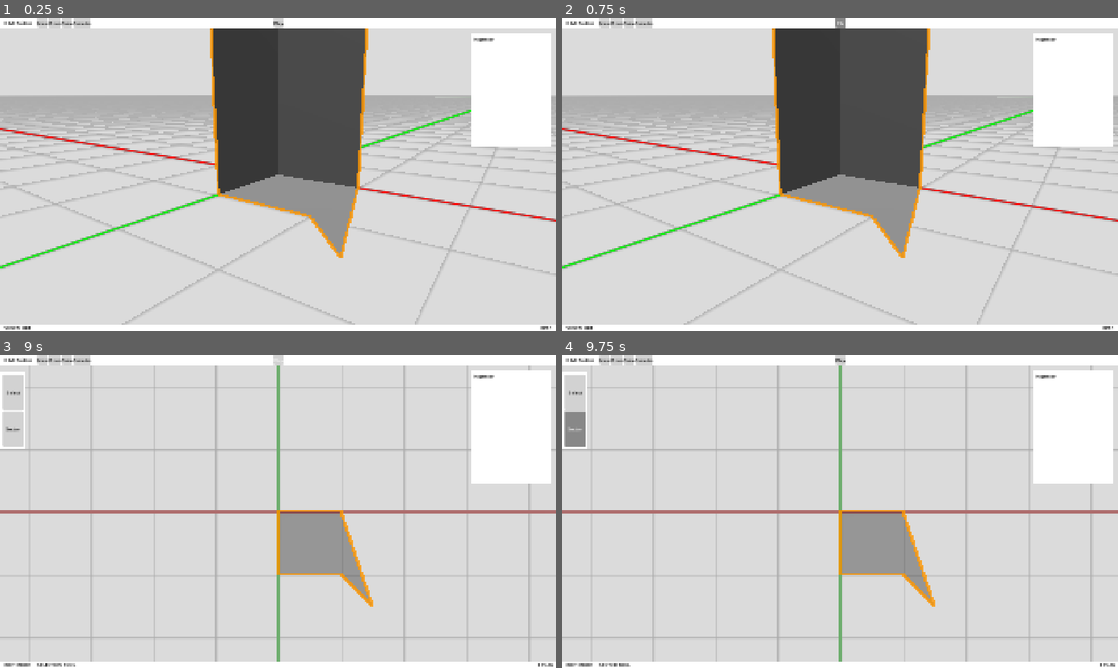
Above: before the commit, frames 1-4 (two rows, left to right).
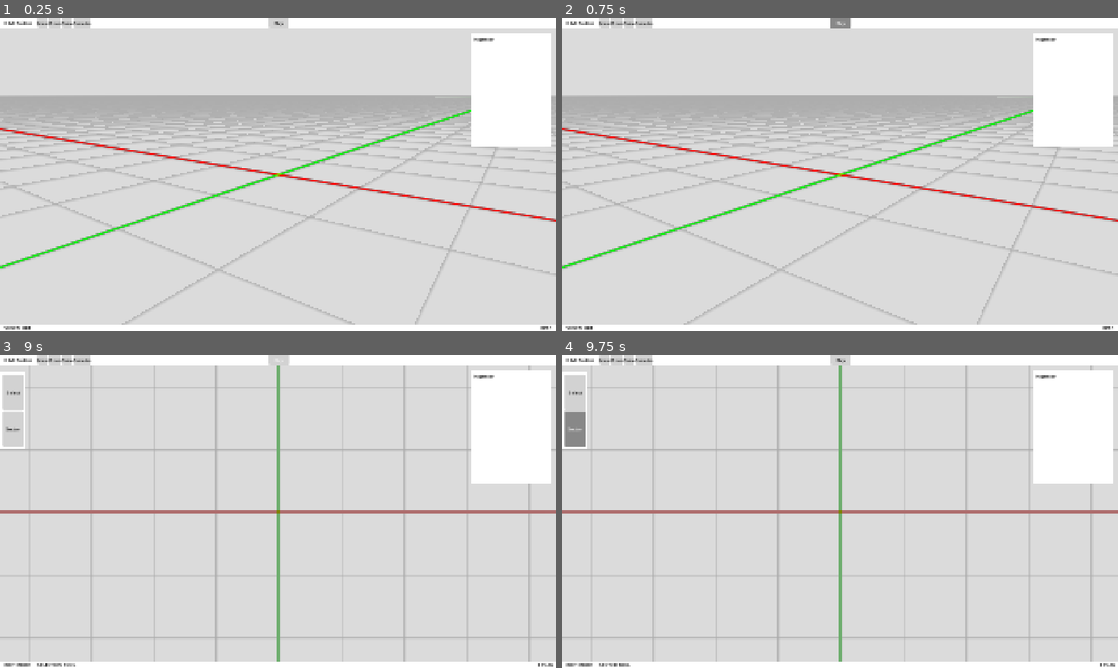
Above: after the commit, the same moments.

Repository: JoonChicken/dnd-builder
Game: Godot game, scene res://main.tscn
Same seed, same stepped clock (60 frames per second), same inputs: the game is played once before the commit and once after it.
Inputs (mouse positions are in pixels of both pictures, inside the frame that each line leads up to):
- Up to frame 1 (0.25 s): no input
- Up to frame 2 (0.75 s): click "Play" at 0.5 s
- Up to frame 3 (9 s): click "Play" at 1.25 s; click "New" at 2 s; click "New" at 2.75 s; click "Open" at 3.5 s; click "Open" at 4.25 s; click "New" at 5 s; click "Open" at 5.75 s; click "Play" at 6.5 s; click "Save" at 7.25 s; click "Save As" at 8 s; move the mouse to (400, 495) at 8.77 s; hold Shift (shift) from 8.78 s (still down); tap Tab (change_viewmode) at 8.85 s; click (400, 495) at 8.92 s
- Up to frame 4 (9.75 s): release Shift (shift) at 9.5 s; click "Sector" at 9.5 s

The runs differ from the first frame. In frame 1, 16% of the frame differs, in the area x 37-67%, y 0-77%; in frame 2, 16%; in frame 3, 3.2%; in frame 4, 3.2%.

Commit message:
Sector mesh creation complete

Diff:
--- a/main.gd
+++ b/main.gd
@@ -2,6 +2,8 @@
 
 @export_group("World")
 @export var vertex_preview : MeshInstance3D
+@export_subgroup("Scenes to instance")
+@export var sector_scene : PackedScene
 @export_group("Control")
 @export var topmenu : Panel
 @export var sidemenu : Panel
@@ -14,11 +16,12 @@
 enum modes {VIEWMODE, EDITMODE, PLAYMODE}
 var current_mode := modes.VIEWMODE
 
-enum tools {SELECT, NEW_SECTOR}
+enum tools {SELECT, SECTOR}
 var current_tool := tools.SELECT
 
 var sectors : Array
 var selected_sector : Area3D
+var sector_being_created : Area3D
 
 var snap : bool
 var mouse_global_coords : Vector3
@@ -26,6 +29,7 @@
 
 func _ready() -> void:
     selected_sector = null
+    sector_being_created = null
     snap = false
     vertex_preview.hide()
     sidemenu.hide()
@@ -35,7 +39,7 @@
 func _process(_delta: float) -> void:
     if Input.is_action_just_pressed("change_viewmode"):
         change_viewmode()
-    if current_mode == modes.EDITMODE and current_tool == tools.NEW_SECTOR:
+    if current_mode == modes.EDITMODE and current_tool == tools.SECTOR:
         if Input.is_action_just_pressed("snapping"):
             snap = true
         elif Input.is_action_just_released("snapping"):
@@ -48,15 +52,23 @@
 
 
 func _unhandled_input(event: InputEvent) -> void:
-    if current_mode == modes.EDITMODE and current_tool == tools.NEW_SECTOR:
+    if current_mode == modes.EDITMODE and current_tool == tools.SECTOR:
         if event is InputEventMouseButton:
             if event.pressed and event.button_index == MouseButton.MOUSE_BUTTON_LEFT:
+                if sector_being_created == null:
+                    sector_being_created = sector_scene.instantiate()
+                    add_child(sector_being_created)
+                    sector_being_created.clicked.connect(_sector_selected) # see if this works after finishing custom mesh generation
+                sector_being_created.push_vert3(mouse_global_coords)
                 var test_mesh := MeshInstance3D.new()
                 test_mesh.mesh = BoxMesh.new()
                 test_mesh.scale = Vector3(0.1, 0.1, 0.1)
                 test_mesh.set_name("test")
                 test_mesh.position = mouse_global_coords
                 add_child(test_mesh)
+        elif event is InputEvent:
+            if event.is_action_pressed("escape") and sector_being_created != null:
+                sector_being_created = null
 
 
 func change_viewmode() -> void:
@@ -68,14 +80,28 @@
         sidemenu.hide()
         current_tool_label.hide()
         current_mode_label.text = "VIEW MODE"
+        vertex_preview.hide()
     elif current_mode == modes.EDITMODE:
         sidemenu.show()
         current_tool_label.show()
         current_mode_label.text = "EDIT MODE"
+        if current_tool == tools.SECTOR:
+            vertex_preview.show()
+        else:
+            vertex_preview.hide()
     else: # modes.PLAYMODE
         sidemenu.hide()
         current_tool_label.hide()
         current_mode_label.text = "PLAY MODE"
+        vertex_preview.hide()
+
+
+func _sector_selected(ref) -> void:
+    print("_sector_selected called")
+    if selected_sector != null:
+        selected_sector.deselect()
+    selected_sector = ref
+    selected_sector.select()
 
 
 func _change_tool_to_select() -> void:
@@ -85,6 +111,6 @@
 
 
 func _change_tool_to_new_sector() -> void:
-    current_tool = tools.NEW_SECTOR
+    current_tool = tools.SECTOR
     vertex_preview.show()
     current_tool_label.text = "SECTOR TOOL"
--- a/main.tscn
+++ b/main.tscn
@@ -44,9 +44,51 @@
 
 [sub_resource type="BoxMesh" id="BoxMesh_7dm0k"]
 
+[sub_resource type="InputEventKey" id="InputEventKey_272bh"]
+device = -1
+command_or_control_autoremap = true
+keycode = 78
+
+[sub_resource type="Shortcut" id="Shortcut_5vw27"]
+events = [SubResource("InputEventKey_272bh")]
+
+[sub_resource type="InputEventKey" id="InputEventKey_kek77"]
+device = -1
+command_or_control_autoremap = true
+keycode = 79
+
+[sub_resource type="Shortcut" id="Shortcut_4c57u"]
+events = [SubResource("InputEventKey_kek77")]
+
+[sub_resource type="InputEventKey" id="InputEventKey_efxa6"]
+device = -1
+command_or_control_autoremap = true
+keycode = 83
+
+[sub_resource type="Shortcut" id="Shortcut_dg77c"]
+events = [SubResource("InputEventKey_efxa6")]
+
+[sub_resource type="InputEventKey" id="InputEventKey_ycdy4"]
+device = -1
+command_or_control_autoremap = true
+shift_pressed = true
+keycode = 83
+
+[sub_resource type="Shortcut" id="Shortcut_w48qg"]
+events = [SubResource("InputEventKey_ycdy4")]
+
+[sub_resource type="InputEventKey" id="InputEventKey_vivmo"]
+device = -1
+command_or_control_autoremap = true
+keycode = 80
+
+[sub_resource type="Shortcut" id="Shortcut_2cqfq"]
+events = [SubResource("InputEventKey_vivmo")]
+
 [node name="Main" type="Node3D" node_paths=PackedStringArray("vertex_preview", "topmenu", "sidemenu", "inspector", "bottombar", "current_mode_label", "current_tool_label")]
 script = ExtResource("1_0xm2m")
 vertex_preview = NodePath("World/VertexPreview")
+sector_scene = ExtResource("7_5vw27")
 topmenu = NodePath("UI/TopMenu")
 sidemenu = NodePath("UI/SideMenu")
 inspector = NodePath("UI/Inspector")
@@ -83,7 +125,7 @@
 skeleton = NodePath("../y label")
 
 [node name="DefaultCube" type="MeshInstance3D" parent="Debug Stuff"]
-layers = 32
+layers = 0
 mesh = SubResource("BoxMesh_7dm0k")
 skeleton = NodePath("../..")
 
@@ -132,18 +174,22 @@
 
 [node name="NewFile" type="Button" parent="UI/TopMenu/TopMenuSeparator/EssentialControls"]
 layout_mode = 2
+shortcut = SubResource("Shortcut_5vw27")
 text = "New"
 
 [node name="OpenFile" type="Button" parent="UI/TopMenu/TopMenuSeparator/EssentialControls"]
 layout_mode = 2
+shortcut = SubResource("Shortcut_4c57u")
 text = "Open"
 
 [node name="Save" type="Button" parent="UI/TopMenu/TopMenuSeparator/EssentialControls"]
 layout_mode = 2
+shortcut = SubResource("Shortcut_dg77c")
 text = "Save"
 
 [node name="SaveAs" type="Button" parent="UI/TopMenu/TopMenuSeparator/EssentialControls"]
 layout_mode = 2
+shortcut = SubResource("Shortcut_w48qg")
 text = "Save As"
 
 [node name="HBoxContainer2" type="HBoxContainer" parent="UI/TopMenu"]
@@ -162,7 +208,9 @@
 size_flags_horizontal = 6
 
 [node name="PlayButton" type="Button" parent="UI/TopMenu/HBoxContainer2"]
-layout_mode = 2
+custom_minimum_size = Vector2(69.465, 0)
+layout_mode = 2
+shortcut = SubResource("Shortcut_2cqfq")
 text = "Play"
 
 [node name="SideMenu" type="Panel" parent="UI"]
@@ -270,6 +318,7 @@
 size_flags_horizontal = 8
 size_flags_vertical = 6
 theme = ExtResource("8_5vw27")
+text = "FPS"
 horizontal_alignment = 2
 script = ExtResource("7_272bh")
 
--- a/sector.gd
+++ b/sector.gd
@@ -1,23 +1,50 @@
 extends Node3D
+
+signal clicked(ref)
 
 @export var origin := Vector3.ZERO
 @export_group("Sector Shape")
 @export var base_vertices : Array
 @export var floor_height := 0.0
+@export var floor_height_fudge := 0.001
 @export var ceil_height := 2.0
 @export_group("Sector Components")
 @export var mesh_node : MeshInstance3D
 @export var collider_node : CollisionShape3D
 @export_group("Sector Appearance")
+@export var selected := false
 @export var hide_sector_from_players := false
 @export var wall_material : Material
 @export var floor_material : Material
 
 var st := SurfaceTool.new()
+var corrected_vertices : Array
 
 
-func _ready() -> void:
-    regenerate()
+func get_num_verts() -> int:
+    return base_vertices.size()
+
+
+func push_vert2(vert : Vector2) -> void:
+    base_vertices.append(vert)
+    if base_vertices.size() > 2:
+        regenerate()
+
+
+func push_vert3(vert : Vector3) -> void:
+    base_vertices.append(Vector2(vert.x, vert.z))
+    if base_vertices.size() > 2:
+        regenerate()
+
+
+func pop_vertex() -> Vector2:
+    return base_vertices.pop_back()
+    if base_vertices.size() > 2:
+        regenerate()
+    else:
+        clear_visual()
+        if base_vertices.size() == 0:
+            queue_free()
 
 
 func generate_origin() -> void:
@@ -32,26 +59,35 @@
     origin = Vector3(avg.x, (floor_height + ceil_height) / 2, avg.y)
 
 
-func regenerate() -> void:
-    # first clear any collision shapes from last generation
+func clear_visual() -> void:
+    clear_collision()
+    mesh_node.mesh = null
+
+
+func clear_collision() -> void:
     var children := mesh_node.get_children()
     for child in children:
         child.queue_free()
 
+
+func regenerate() -> void:
+    # first clear any collision shapes from last generation
+    clear_collision()
+
     # fix wrong side being culled
     # if vertices are arranged clockwise, then it's all good, but if not, the face has to be flippped by
     # going backward through the array of vertices
-    # first get midpoint of line between first two vertices; direction vector will be important later
+    # first copy the vertices array
+    corrected_vertices = base_vertices.duplicate()
+    # get midpoint of line between first two vertices; direction vector will be important later
     var edge : Vector2 = base_vertices[1] - base_vertices[0] # MAKE SURE base_vertices.size() > 2
     var midpoint : Vector2 = base_vertices[0] + edge / 2
     var edge_offset : Vector2 = edge.normalized() * 0.01
     var is_right_inner : bool = Geometry2D.is_point_in_polygon(midpoint + edge_offset.rotated(PI/2), base_vertices)
     var is_left_inner : bool = Geometry2D.is_point_in_polygon(midpoint + edge_offset.rotated(-PI/2), base_vertices)
-    if is_right_inner and not is_left_inner:
-        print("yay")
-    elif is_left_inner and not is_right_inner:
-        base_vertices.reverse()
-    else:
+    if is_left_inner and not is_right_inner:
+        corrected_vertices.reverse()
+    elif not(not is_left_inner and is_right_inner):
         print("Something's wrong with your points. Please make it look less bad.")
 
     # SurfaceTool setup
@@ -60,17 +96,17 @@
 
     # generate walls
     var next_tri_end : Vector3
-    for i in range(base_vertices.size() + 1):
-        var vertex : Vector2 = base_vertices[i % base_vertices.size()]
+    for i in range(corrected_vertices.size() + 1):
+        var vertex : Vector2 = corrected_vertices[i % corrected_vertices.size()]
         # think about tris as going from right to left (clockwise in mesh)
         if i != 0:
             var duplicate_corner := Vector3(vertex.x, ceil_height, vertex.y) # top left of quad
             st.add_vertex(duplicate_corner) # finish off last tri
             st.add_vertex(duplicate_corner) # start new tri
-            st.add_vertex(Vector3(vertex.x, floor_height, vertex.y)) # bottom left of quad
+            st.add_vertex(Vector3(vertex.x, floor_height + floor_height_fudge, vertex.y)) # bottom left of quad
             st.add_vertex(next_tri_end)
-        if i != base_vertices.size():
-            next_tri_end = Vector3(vertex.x, floor_height, vertex.y) # bottom right of quad
+        if i != corrected_vertices.size():
+            next_tri_end = Vector3(vertex.x, floor_height + floor_height_fudge, vertex.y) # bottom right of quad
             st.add_vertex(next_tri_end)
             st.add_vertex(Vector3(vertex.x, ceil_height, vertex.y)) # top right of quad
 
@@ -79,16 +115,16 @@
     generate_origin()
     var centerpoint := Vector2(origin.x, origin.z)
     # check if centerpoint is within the polygon made with the base vertices
-    if not Geometry2D.is_point_in_polygon(centerpoint, base_vertices):
+    if not Geometry2D.is_point_in_polygon(centerpoint, corrected_vertices):
         print("MESH WARNING: Midpoint not generated correctly. Try to split up convex shapes into concave components.")
 
     # generate triangle fan meshes for floor and ceiling
-    var vertices_floor := [Vector3(centerpoint.x, floor_height, centerpoint.y)]
+    var vertices_floor := [Vector3(centerpoint.x, floor_height + floor_height_fudge, centerpoint.y)]
     var vertices_ceil := [Vector3(centerpoint.x, ceil_height, centerpoint.y)]
-    for i in range(base_vertices.size() + 1):
-        var bottom_vertex : Vector2 = base_vertices[i % base_vertices.size()]
-        var top_vertex : Vector2 = base_vertices[(base_vertices.size() - i) % base_vertices.size()]
-        vertices_floor.append(Vector3(bottom_vertex.x, floor_height, bottom_vertex.y))
+    for i in range(corrected_vertices.size() + 1):
+        var bottom_vertex : Vector2 = corrected_vertices[i % corrected_vertices.size()]
+        var top_vertex : Vector2 = corrected_vertices[(corrected_vertices.size() - i) % corrected_vertices.size()]
+        vertices_floor.append(Vector3(bottom_vertex.x, floor_height + floor_height_fudge, bottom_vertex.y))
         vertices_ceil.append(Vector3(top_vertex.x, ceil_height, top_vertex.y))
     st.add_triangle_fan(vertices_floor)
     st.add_triangle_fan(vertices_ceil) # handle uvs here somehow
@@ -101,8 +137,18 @@
     collider_node.shape = mesh.create_trimesh_shape()
 
 
+func select() -> void:
+    selected = true
+    mesh_node.set_layer_mask_value(6, true)
+
+
+func deselect() -> void:
+    selected = false
+    mesh_node.set_layer_mask_value(6, false)
+
+
 func _on_input_event(_camera: Node, event: InputEvent, _event_position: Vector3, _normal: Vector3, _shape_idx: int) -> void:
     if event is InputEventMouseButton:
         if event.pressed and event.button_index == MouseButton.MOUSE_BUTTON_LEFT:
-            print("clicked!!")
-            mesh_node.set_layer_mask_value(6, not mesh_node.get_layer_mask_value(6))
+            print("sector click detected")
+            clicked.emit(self)
--- a/sector.tscn
+++ b/sector.tscn
@@ -4,7 +4,6 @@
 
 [node name="Sector" type="Area3D" node_paths=PackedStringArray("mesh_node", "collider_node")]
 script = ExtResource("1_fgfn7")
-base_vertices = [Vector2(0, 1), Vector2(1, 1), Vector2(1.5, 1.5), Vector2(1, 0), Vector2(0, 0)]
 mesh_node = NodePath("Mesh")
 collider_node = NodePath("Collider")
 
Not shown: 1 places in main.tscn that only renumber resources
